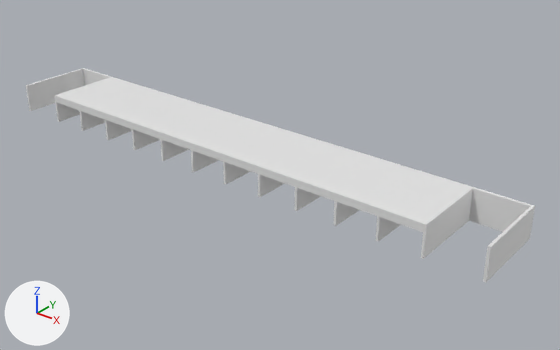
One commit to the FBX model Meshes/10ShopWall.FBX: the scene before it, then after it.
Rendered twice from a camera (50 mm lens) standing at (52.6, -58.1, 36.4) and looking at (4.5, 2.0, -0.8). Arrows for +X, +Y and +Z are at lower left; the lights stay in place. Where no turn or scale is listed for an object, it has been applied to the vertices.

Script lines for the objects in view, before the commit:
```python
me_mesh = bpy.data.meshes.new('Mesh')
me_mesh.from_pydata(...)  # 556 vertices, 1108 faces; spans x -31.9..31.9, y -4.6..4.6, z -0.1..3.4
ob_10shopwall = bpy.data.objects.new('10ShopWall', me_mesh)
ob_10shopwall.location = (0.0, 0.0, 0.0)
```
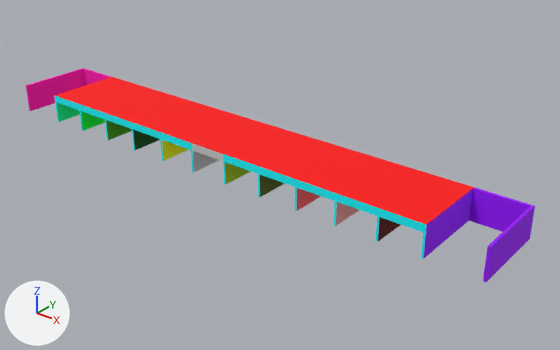
Where the change shows, as pixel boxes [x1, y1, x2, y2] in the pictures (560 x 350 px):
part 1 of me_mesh, recoloured (white to red): [55, 77, 474, 225] in both
part 2 of me_mesh, recoloured (grey to pink): [26, 68, 111, 111] in both
part 3 of me_mesh, recoloured (grey to purple): [423, 187, 535, 282] in both
part 4 of me_mesh, recoloured (grey to cyan): [54, 95, 427, 259] in both
part 5 of me_mesh, recoloured (grey to green): [57, 103, 80, 122] in both
part 6 of me_mesh, recoloured (grey to green): [81, 111, 105, 131] in both
part 7 of me_mesh, recoloured (grey to green): [106, 120, 132, 140] in both
part 8 of me_mesh, recoloured (grey to green): [133, 130, 160, 150] in both
part 9 of me_mesh, recoloured (grey to yellow): [162, 140, 189, 161] in both
part 10 of me_mesh, recoloured (grey to green): [225, 162, 251, 184] in both
part 11 of me_mesh, recoloured (grey to green): [260, 175, 285, 197] in both
part 12 of me_mesh, recoloured (grey to red): [297, 188, 321, 211] in both
part 13 of me_mesh, recoloured: [336, 202, 359, 226] in both
part 14 of me_mesh, recoloured (grey to red): [378, 217, 401, 241] in both
part 15 of me_mesh, recoloured: [192, 143, 223, 172] in both

Edits to the bpy script that builds the scene:
```text
Add mat_10shopwallset1:
    mat_10shopwallset1 = principled_material('10ShopWallSet1')
    mat_10shopwallset1.base_color = (1.0, 0.0, 0.0)  # red #ff0000
    mat_10shopwallset1.roughness = 0.859
Add mat_10shopwallset11:
    mat_10shopwallset11 = principled_material('10ShopWallSet11')
    mat_10shopwallset11.base_color = (0.384, 0.58, 0.0)  # green #a7c800
    mat_10shopwallset11.roughness = 0.859
Add mat_10shopwallset14:
    mat_10shopwallset14 = principled_material('10ShopWallSet14')
    mat_10shopwallset14.base_color = (0.91, 0.408, 0.408)  # pink #f5abab
    mat_10shopwallset14.roughness = 0.859
Add mat_10shopwallset15:
    mat_10shopwallset15 = principled_material('10ShopWallSet15')
    mat_10shopwallset15.base_color = (0.145, 0.0, 0.0)  # dark red #6a0000
    mat_10shopwallset15.roughness = 0.859
Add mat_10shopwallset13:
    mat_10shopwallset13 = principled_material('10ShopWallSet13')
    mat_10shopwallset13.base_color = (1.0, 0.149, 0.149)  # red #ff6c6c
    mat_10shopwallset13.roughness = 0.859
Add mat_10shopwallset5:
    mat_10shopwallset5 = principled_material('10ShopWallSet5')
    mat_10shopwallset5.base_color = (0.0, 0.918, 1.0)  # cyan #00f6ff
    mat_10shopwallset5.roughness = 0.859
Add mat_10shopwallset3:
    mat_10shopwallset3 = principled_material('10ShopWallSet3')
    mat_10shopwallset3.base_color = (0.329, 0.0, 1.0)  # purple #9b00ff
    mat_10shopwallset3.roughness = 0.859
Add mat_10shopwallset16:
    mat_10shopwallset16 = principled_material('10ShopWallSet16')
    mat_10shopwallset16.base_color = (0.588, 0.588, 0.588)  # light grey #cacaca
    mat_10shopwallset16.roughness = 0.859
Add mat_10shopwallset8:
    mat_10shopwallset8 = principled_material('10ShopWallSet8')
    mat_10shopwallset8.base_color = (0.0588, 0.357, 0.0)  # green #45a100
    mat_10shopwallset8.roughness = 0.859
Add mat_10shopwallset12:
    mat_10shopwallset12 = principled_material('10ShopWallSet12')
    mat_10shopwallset12.base_color = (0.102, 0.137, 0.0)  # dark yellow #5a6700
    mat_10shopwallset12.roughness = 0.859
Add mat_10shopwallset10:
    mat_10shopwallset10 = principled_material('10ShopWallSet10')
    mat_10shopwallset10.base_color = (0.91, 0.969, 0.0)  # yellow #f5fb00
    mat_10shopwallset10.roughness = 0.859
Add mat_10shopwallset9:
    mat_10shopwallset9 = principled_material('10ShopWallSet9')
    mat_10shopwallset9.base_color = (0.0, 0.102, 0.00784)  # dark green #005a16
    mat_10shopwallset9.roughness = 0.859
Add mat_10shopwallset7:
    mat_10shopwallset7 = principled_material('10ShopWallSet7')
    mat_10shopwallset7.base_color = (0.0, 1.0, 0.0471)  # green #00ff3d
    mat_10shopwallset7.roughness = 0.859
Add mat_10shopwallset2:
    mat_10shopwallset2 = principled_material('10ShopWallSet2')
    mat_10shopwallset2.base_color = (1.0, 0.0, 0.447)  # pink #ff00b2
    mat_10shopwallset2.roughness = 0.859
Add mat_10shopwallset6:
    mat_10shopwallset6 = principled_material('10ShopWallSet6')
    mat_10shopwallset6.base_color = (0.0, 1.0, 0.282)  # green #00ff91
    mat_10shopwallset6.roughness = 0.859
Change me_mesh:
    where me_mesh.from_pydata(...)  # 556 vertices, 1108 faces; spans x -31.9..31.9, y -4.6..4.6, z -0.1..3.4
    me_mesh part 1: all 230 faces centred in x -25.8..25.8, y -4.5..4.5, z 3.4 switch from no material to mat_10shopwallset1 (red #ff0000)
    me_mesh part 2: 70 of the faces centred in x -31.9..-25.8, y -4.6..4.6, z -0.1..3.4 switch from no material to mat_10shopwallset2 (pink #ff00b2)
    me_mesh part 3: 70 of the faces centred in x 25.8..31.9, y -4.6..4.6, z -0.1..3.4 switch from no material to mat_10shopwallset3 (purple #9b00ff)
    me_mesh part 4: 68 of the faces centred in x -25.8..25.8, y -4.6, z 0.8..3.1 switch from no material to mat_10shopwallset5 (cyan #00f6ff)
    me_mesh part 5: all 44 faces centred in x -25.7..-21.2, y -4.5..4.5, z 0.8..3.3 switch from no material to mat_10shopwallset6 (green #00ff91)
    me_mesh part 6: 60 of the faces centred in x -21.2..-16.4, y -4.5..4.5, z -0.1..3.3 switch from no material to mat_10shopwallset7 (green #00ff3d)
    me_mesh part 7: 48 of the faces centred in x -16.3..-11.7, y -4.5..4.5, z -0.1..3.3 switch from no material to mat_10shopwallset8 (green #45a100)
    me_mesh part 8: 48 of the faces centred in x -11.8..-7.2, y -4.5..4.5, z -0.1..3.3 switch from no material to mat_10shopwallset9 (dark green #005a16)
    me_mesh part 9: 60 of the faces centred in x -7.1..-2.3, y -4.5..4.5, z -0.1..3.3 switch from no material to mat_10shopwallset10 (yellow #f5fb00)
    me_mesh part 10: 56 of the faces centred in x 2.3..7.1, y -4.5..4.5, z -0.1..3.3 switch from no material to mat_10shopwallset11 (green #a7c800)
    me_mesh part 11: 48 of the faces centred in x 7.0..11.6, y -4.5..4.5, z -0.1..3.3 switch from no material to mat_10shopwallset12 (dark green #5a6800)
    me_mesh part 12: 56 of the faces centred in x 11.7..16.5, y -4.5..4.5, z -0.1..3.3 switch from no material to mat_10shopwallset13 (red #ff6c6c)
    me_mesh part 13: 52 of the faces centred in x 16.4..21.2, y -4.5..4.5, z -0.1..3.3 switch from no material to mat_10shopwallset14 (pink #f5abab)
    me_mesh part 14: 48 of the faces centred in x 21.1..25.7, y -4.5..4.5, z -0.1..3.3 switch from no material to mat_10shopwallset15 (dark red #6a0000)
    me_mesh part 15: all 50 faces centred in x -2.2..2.2, y -4.6..4.6, z 0.8..3.3 switch from no material to mat_10shopwallset16 (light grey #cacaca)
    add me_mesh.materials.append(mat_10shopwallset4)  # purple #3d00ff
```
